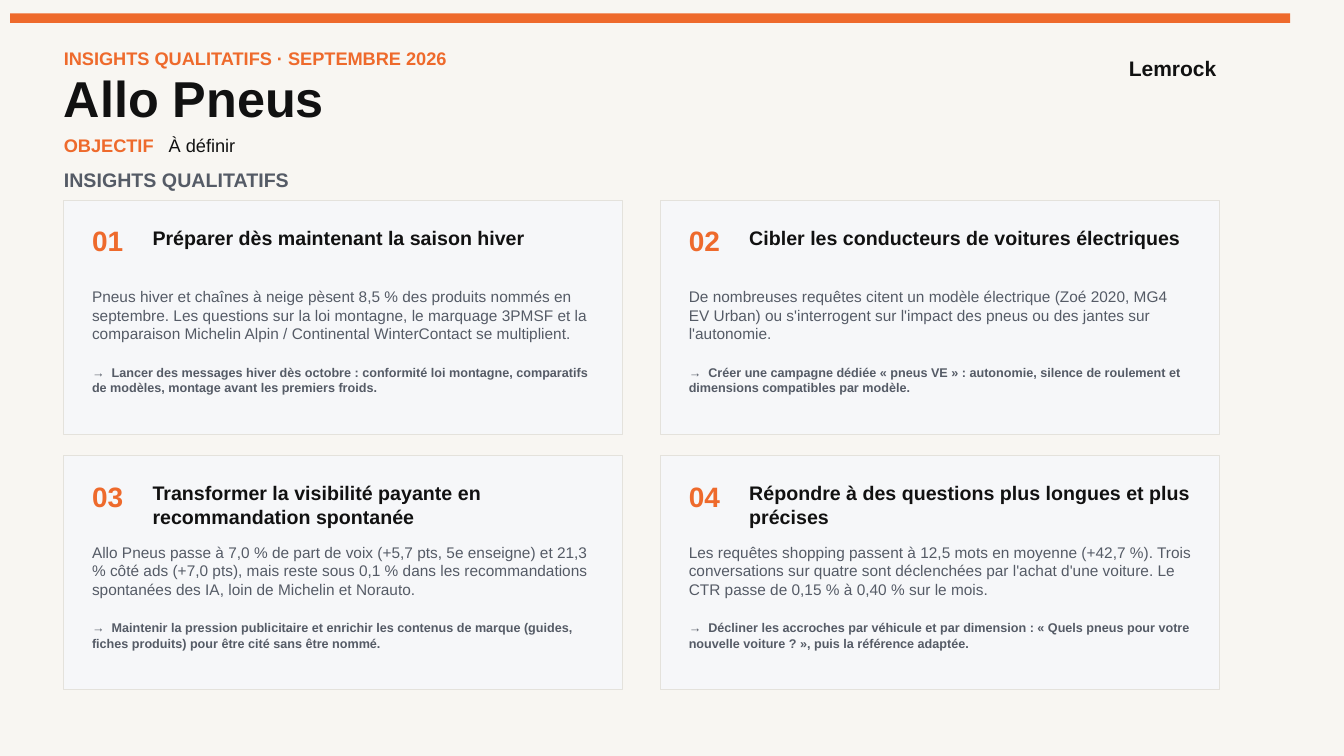
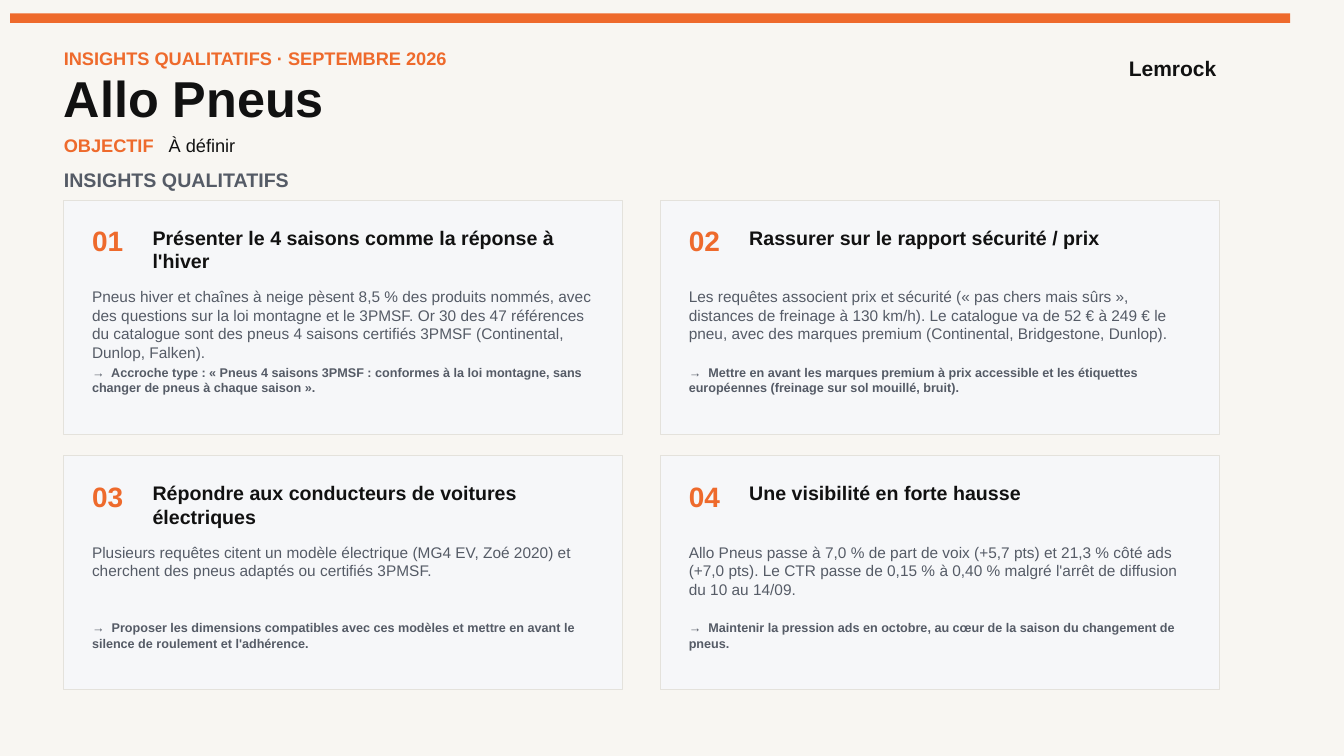
Before and after one commit to stephanemonmarson-creator/Lemrock, a slide deck: slide 4 of rapports/septembre/121026_Customer Success_Septembre 26.pptx. Drawn at 1344x756 pixels with LibreOffice and Linux fonts; fonts in the diff are those of the drawing. Boxes give left, top, right and bottom in pixels: in the first picture for what was removed or moved away, otherwise in the second. Text is boxed around its words. In the diff, an @@ line names an element or a change of style, - is before the commit and + after.

```diff
--- a/rapports/septembre/121026_Customer Success_Septembre 26.pptx
+++ b/rapports/septembre/121026_Customer Success_Septembre 26.pptx
@@ text at box(153, 230, 554, 269): text changed @@
-Préparer dès maintenant la saison hiver
+Présenter le 4 saisons comme la réponse à l'hiver
@@ text at box(749, 230, 1099, 249): text changed @@
-Cibler les conducteurs de voitures électriques
+Rassurer sur le rapport sécurité / prix
@@ text at box(92, 290, 591, 361): text changed @@
-Pneus hiver et chaînes à neige pèsent 8,5 % des produits nommés en septembre. Les questions sur la loi montagne, le marquage 3PMSF et la comparaison Michelin Alpin / Continental WinterContact se multiplient.
+Pneus hiver et chaînes à neige pèsent 8,5 % des produits nommés, avec des questions sur la loi montagne et le 3PMSF. Or 30 des 47 références du catalogue sont des pneus 4 saisons certifiés 3PMSF (Continental, Dunlop, Falken).
@@ text at box(689, 290, 1167, 342): text changed @@
-De nombreuses requêtes citent un modèle électrique (Zoé 2020, MG4 EV Urban) ou s'interrogent sur l'impact des pneus ou des jantes sur l'autonomie.
+Les requêtes associent prix et sécurité (« pas chers mais sûrs », distances de freinage à 130 km/h). Le catalogue va de 52 € à 249 € le pneu, avec des marques premium (Continental, Bridgestone, Dunlop).
@@ text at box(92, 368, 582, 395): text changed @@
-→ Lancer des messages hiver dès octobre : conformité loi montagne, comparatifs de modèles, montage avant les premiers froids.
+→ Accroche type : « Pneus 4 saisons 3PMSF : conformes à la loi montagne, sans changer de pneus à chaque saison ».
@@ text at box(689, 368, 1138, 395): text changed @@
-→ Créer une campagne dédiée « pneus VE » : autonomie, silence de roulement et dimensions compatibles par modèle.
+→ Mettre en avant les marques premium à prix accessible et les étiquettes européennes (freinage sur sol mouillé, bruit).
@@ text at box(153, 485, 516, 528): text changed @@
-Transformer la visibilité payante en recommandation spontanée
+Répondre aux conducteurs de voitures électriques
@@ text at box(749, 485, 1021, 501): text changed @@
-Répondre à des questions plus longues et plus précises
+Une visibilité en forte hausse
@@ text at box(92, 546, 571, 579): text changed @@
-Allo Pneus passe à 7,0 % de part de voix (+5,7 pts, 5e enseigne) et 21,3 % côté ads (+7,0 pts), mais reste sous 0,1 % dans les recommandations spontanées des IA, loin de Michelin et Norauto.
+Plusieurs requêtes citent un modèle électrique (MG4 EV, Zoé 2020) et cherchent des pneus adaptés ou certifiés 3PMSF.
@@ text at box(689, 546, 1177, 595): text changed @@
-Les requêtes shopping passent à 12,5 mots en moyenne (+42,7 %). Trois conversations sur quatre sont déclenchées par l'achat d'une voiture. Le CTR passe de 0,15 % à 0,40 % sur le mois.
+Allo Pneus passe à 7,0 % de part de voix (+5,7 pts) et 21,3 % côté ads (+7,0 pts). Le CTR passe de 0,15 % à 0,40 % malgré l'arrêt de diffusion du 10 au 14/09.
@@ text at box(92, 623, 575, 648): text changed @@
-→ Maintenir la pression publicitaire et enrichir les contenus de marque (guides, fiches produits) pour être cité sans être nommé.
+→ Proposer les dimensions compatibles avec ces modèles et mettre en avant le silence de roulement et l'adhérence.
@@ text at box(689, 623, 1175, 651): text changed @@
-→ Décliner les accroches par véhicule et par dimension : « Quels pneus pour votre nouvelle voiture ? », puis la référence adaptée.
+→ Maintenir la pression ads en octobre, au cœur de la saison du changement de pneus.
```
Also in this commit, not shown: 1 other slide changed, 4 other files.
